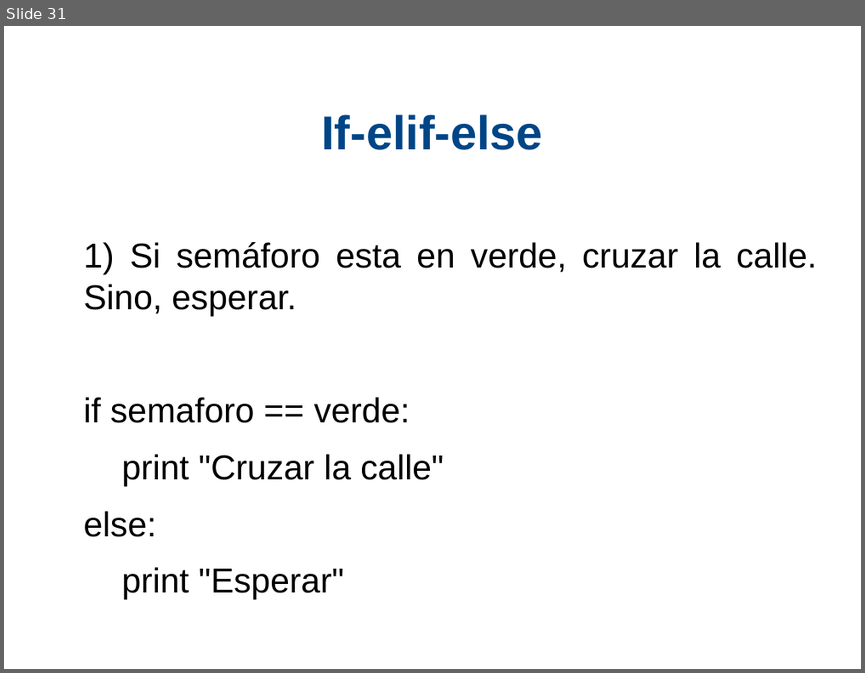
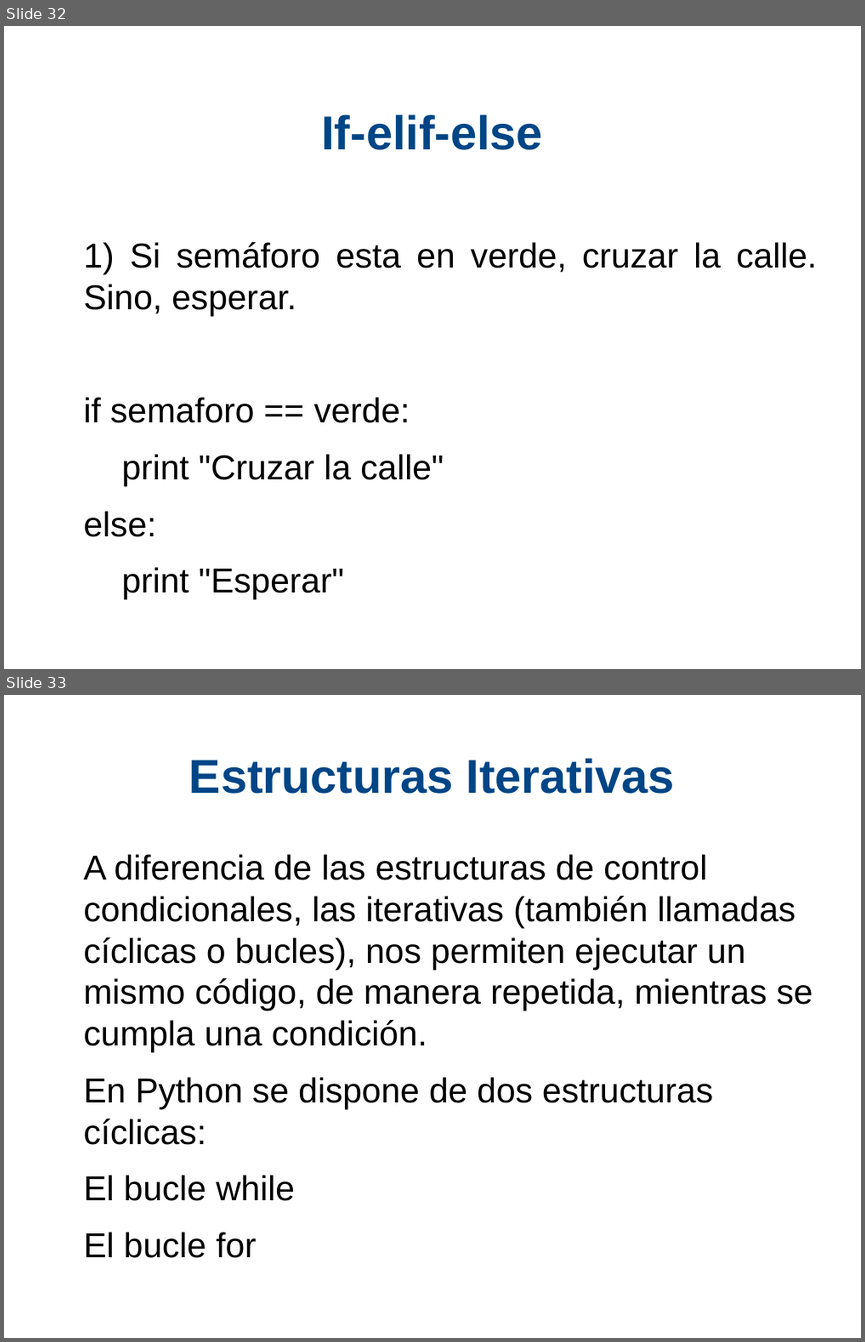
Before and after one commit to xDavidPM/Taller-Python, a slide deck: Python diapositiva.odp. Shown one above the other, each under a label of ours: slide 31 before the commit, slides 32 and 33 after it. The pictures are 865x673 and 865x1342 pixels, drawn with LibreOffice and Linux fonts; fonts in the diff are those of the drawing; background and template pictures are left out. Boxes give left, top, right and bottom in pixels: in the first picture for what was removed or moved away, otherwise in the second. Text is boxed around its words. In the diff, an @@ line names an element or a change of style, - is before the commit and + after.

```diff
--- a/Python diapositiva.odp
+++ b/Python diapositiva.odp
@@ slide 33 added at [4,695,861,1338], background #FFFFFF @@
@@ title added at [189,758,675,794], 44 pt, text #004586, bold @@
+Estructuras Iterativas
@@ text added at [84,854,813,1258], 32 pt, text #000000 @@
+A diferencia de las estructuras de control condicionales, las iterativas (también llamadas cíclicas o bucles), nos permiten ejecutar un mismo código, de manera repetida, mientras se cumpla una condición.
+En Python se dispone de dos estructuras cíclicas:
+El bucle while
+El bucle for
@@ what was slide 31 is now slide 32 @@
```
Also in this commit, not shown: 3 slides changed, 10 other slides added, 3 other files.
